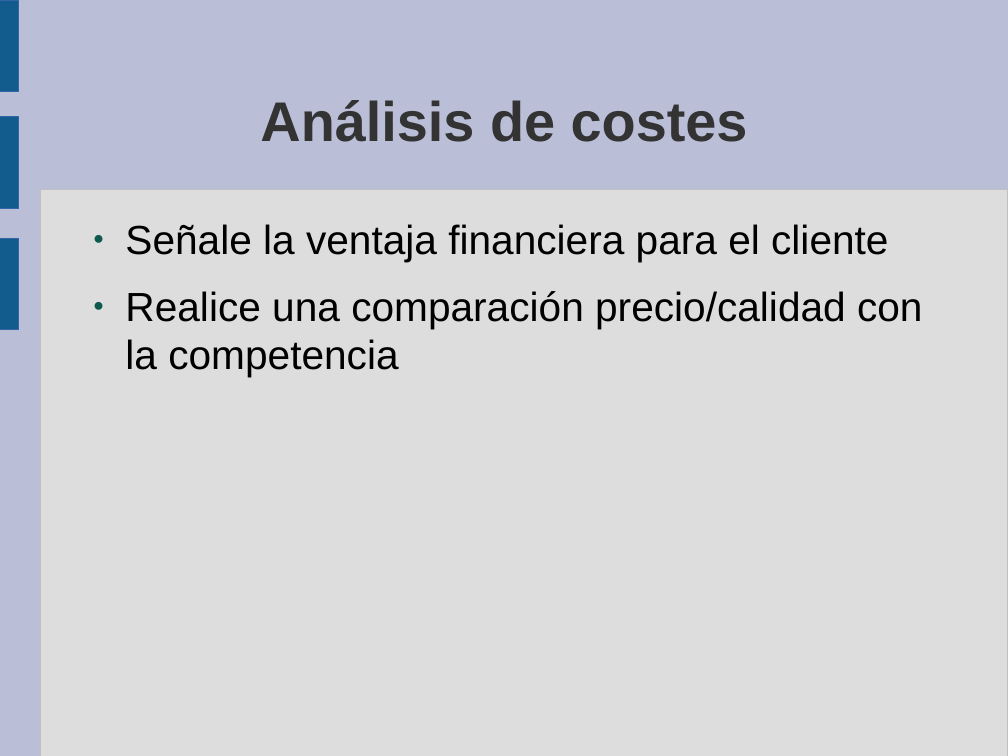
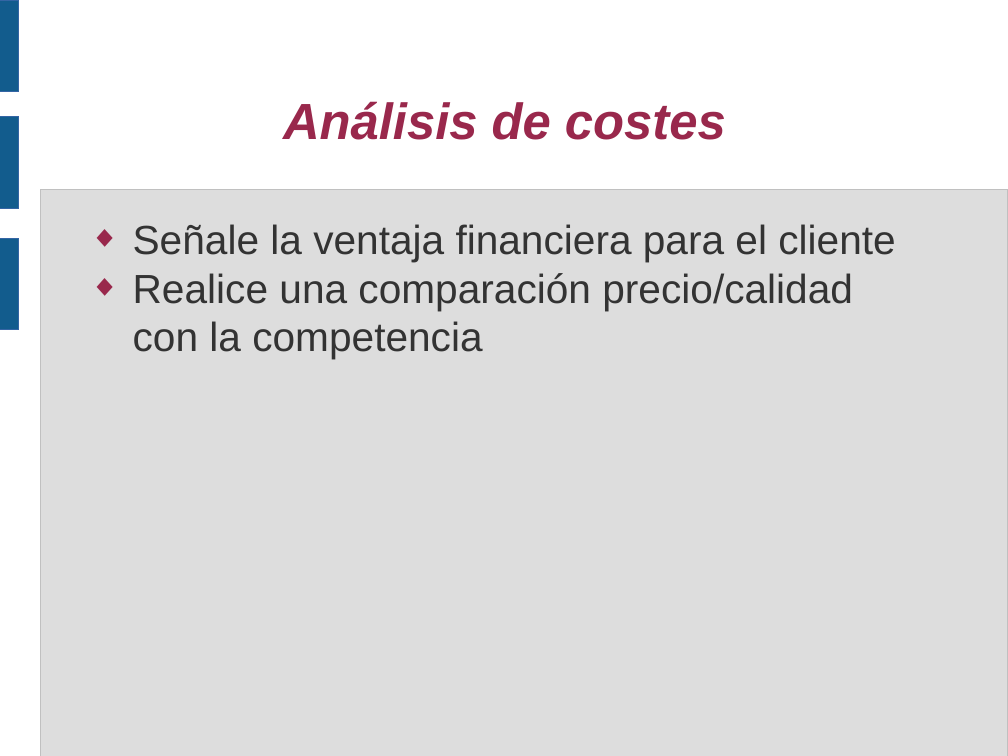
Before and after one commit to piranna/PirannaFS, a slide deck: slide 5 of doc/Presentacion V CUSL/PirannaFS.odp. Drawn at 1008x756 pixels with LibreOffice and Linux fonts; fonts in the diff are those of the drawing. Boxes give left, top, right and bottom in pixels: in the first picture for what was removed or moved away, otherwise in the second. Text is boxed around its words. In the diff, an @@ line names an element or a change of style, - is before the commit and + after.

```diff
--- a/doc/Presentacion V CUSL/PirannaFS.odp
+++ b/doc/Presentacion V CUSL/PirannaFS.odp
@@ background #BABED6 to #FFFFFF @@
@@ title "Análisis de costes" at [283, 101, 726, 140]: size 44 to 40 pt, text colour #333333 to #99284C, italic on @@
@@ text "Señale la ventaja financiera para ..." at [133, 224, 895, 359]: text colour #000000 to #333333; bullet ● to ◆; less space between paragraphs; bullet colour #0E594D to #99284C @@
```
Also in this commit, not shown: 7 other slides changed, 1 other file.
